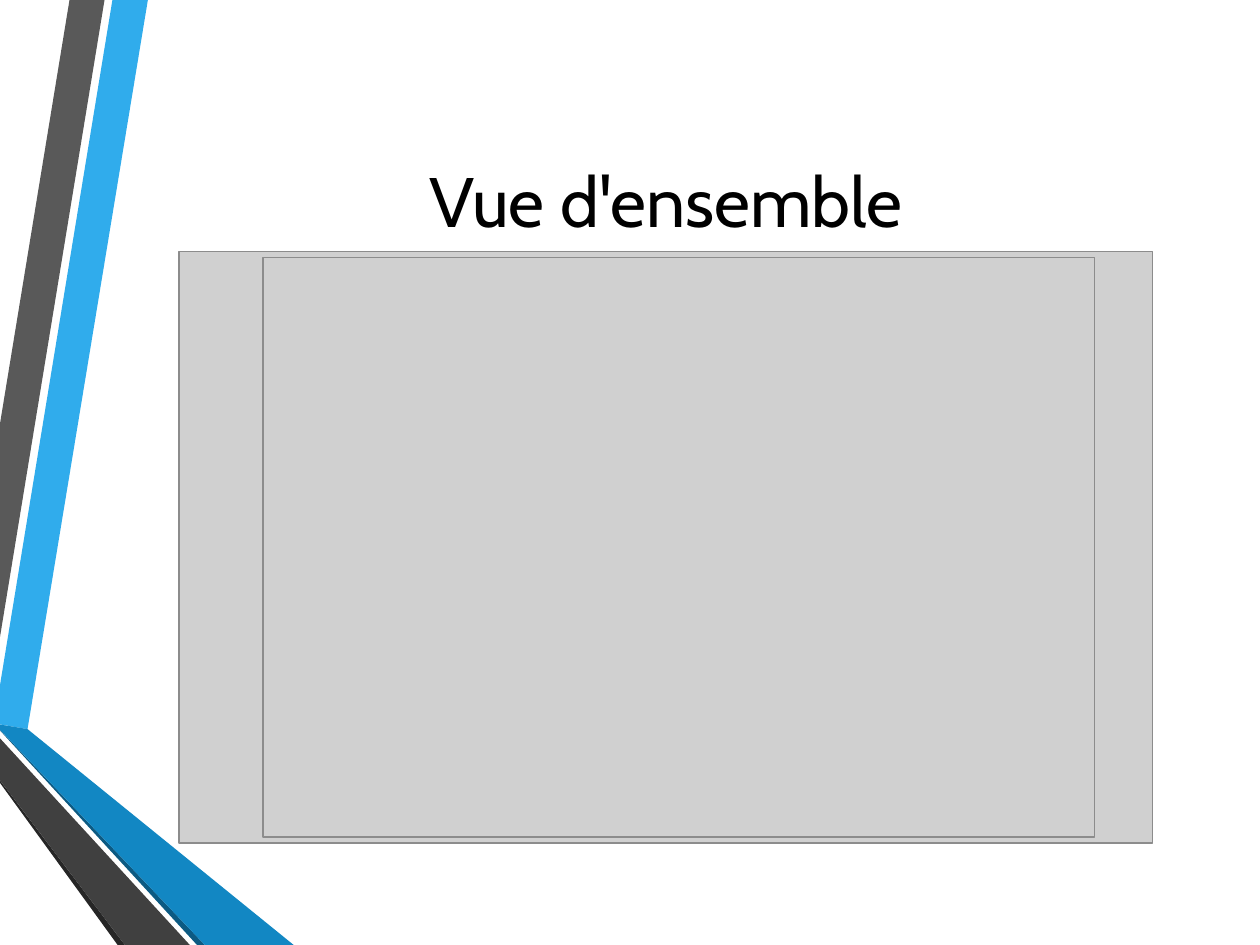
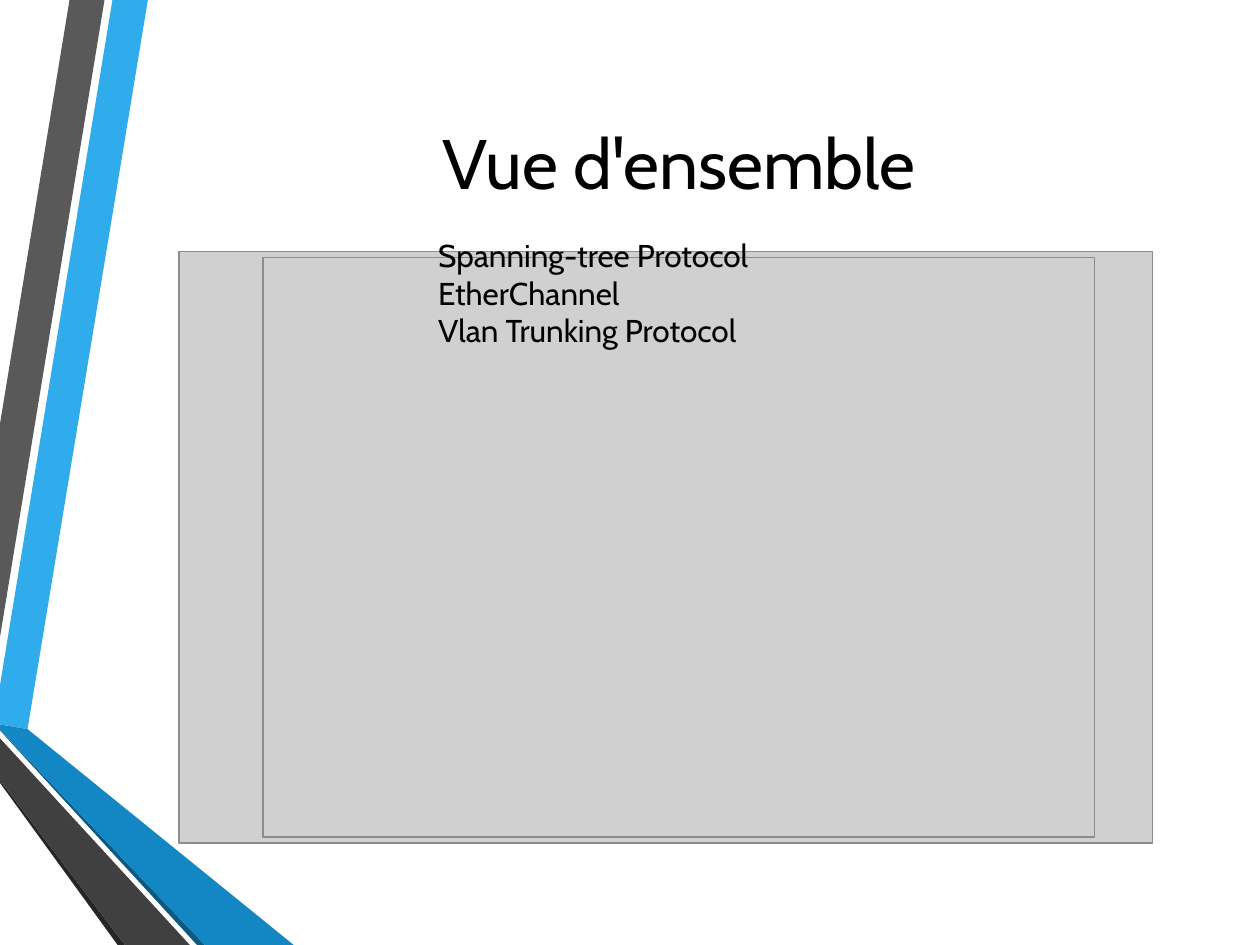
Before and after one commit to MaubergerF/Projet_B3, a slide deck: slide 7 of Oral.pptx. Drawn at 1260x945 pixels with LibreOffice and Linux fonts; fonts in the diff are those of the drawing; grey boxes stand for pictures; background and template pictures are left out. Boxes give left, top, right and bottom in pixels: in the first picture for what was removed or moved away, otherwise in the second. Text is boxed around its words. In the diff, an @@ line names an element or a change of style, - is before the commit and + after.

```diff
--- a/Oral.pptx
+++ b/Oral.pptx
@@ title "Vue d'ensemble": place and size @@
-title "Vue d'ensemble" at (430, 174, 903, 228)
+title "Vue d'ensemble" at (443, 136, 916, 190)
@@ text added at (438, 240, 748, 349), 18 pt, text #000000 @@
+Spanning-tree Protocol
+EtherChannel
+Vlan Trunking Protocol
```
Also in this commit, not shown: 6 other slides changed, 3 slides added, 2 slides removed, 2 other files.
